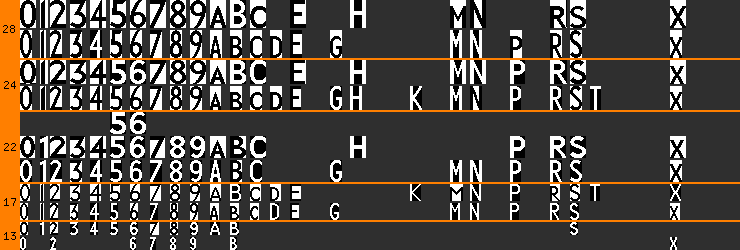
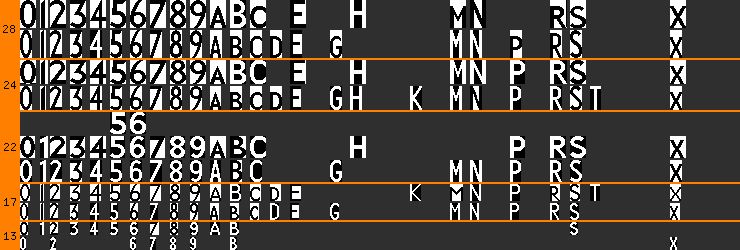
Before/after of a (740, 250) layered artwork. What changed in the layer stack:
painted on "small" (1st of 2, in "New Johnston") over [670, 184, 681, 201]
painted on "normal" over [110, 60, 146, 84]
